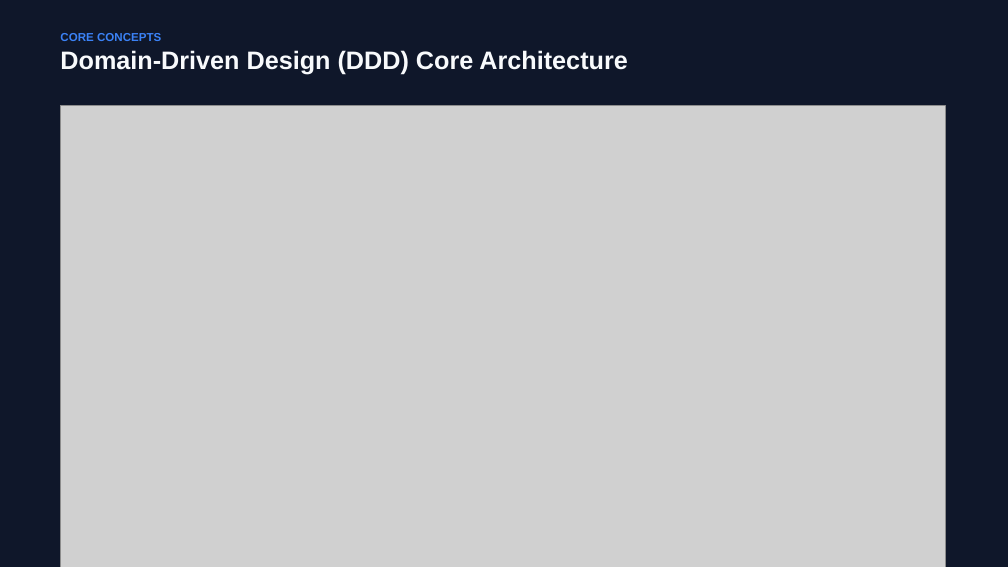
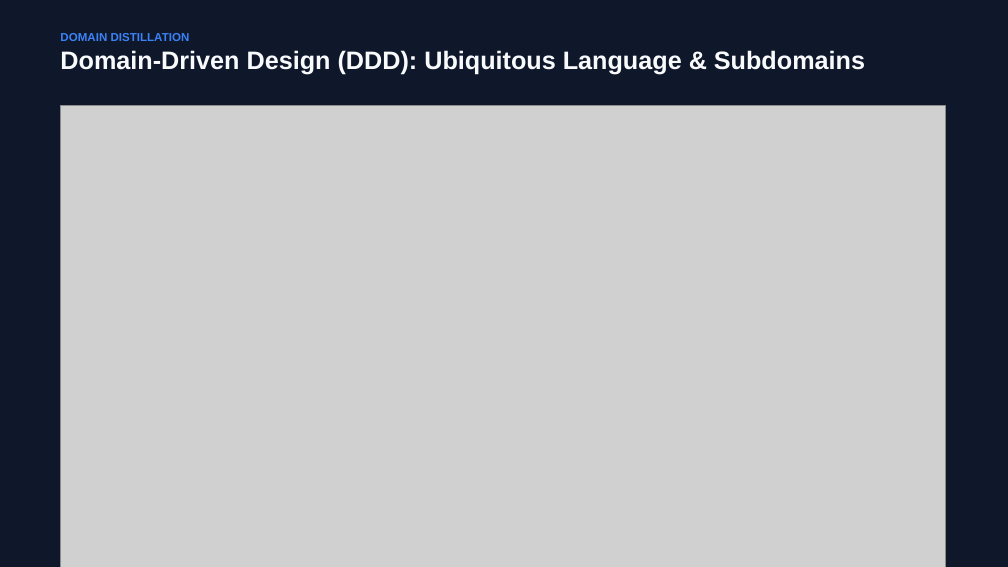
Before and after one commit to hykuBipin/DDD_HEXAGONAL_ARCHUNIT_NEW, a slide deck: slide 5 of Satellite_Architecture_DDD_Hexagonal_ArchUnit.pptx (slide 3 before the commit). Drawn at 1008x567 pixels with LibreOffice and Linux fonts; fonts in the diff are those of the drawing; grey boxes stand for pictures. Boxes give left, top, right and bottom in pixels: in the first picture for what was removed or moved away, otherwise in the second. Text is boxed around its words. In the diff, an @@ line names an element or a change of style, - is before the commit and + after.

Commit message:
docs: add HD diagrams modeled after user reference images (Primary/Secondary Adapters, Concentric Onion, Ubiquitous Language) and push to GitHub

```diff
--- a/Satellite_Architecture_DDD_Hexagonal_ArchUnit.pptx
+++ b/Satellite_Architecture_DDD_Hexagonal_ArchUnit.pptx
@@ text at (60, 33, 865, 74): text changed @@
-CORE CONCEPTS
-Domain-Driven Design (DDD) Core Architecture
+DOMAIN DISTILLATION
+Domain-Driven Design (DDD): Ubiquitous Language & Subdomains
```
Also in this commit, not shown: 2 slides added, 2 slides removed, 7 other files.
